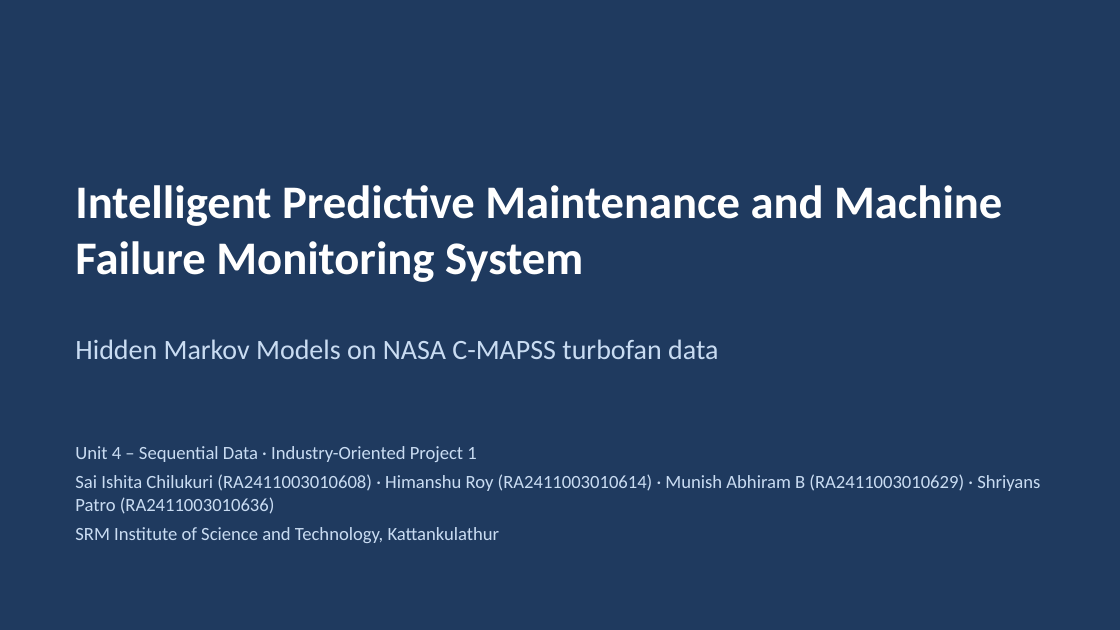
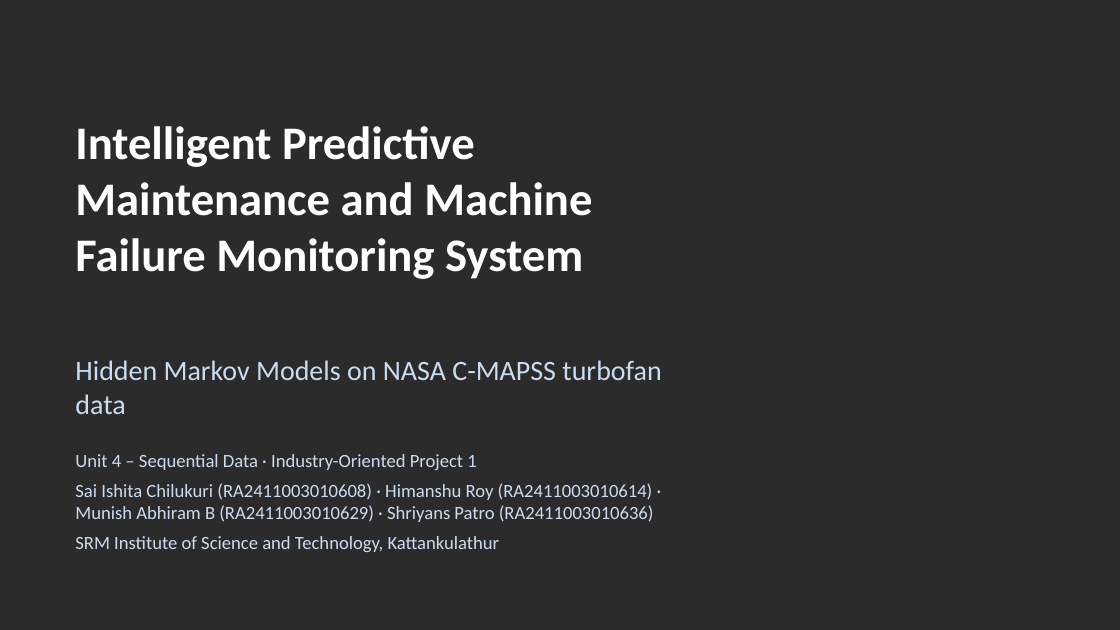
Before and after one commit to Ishita09-prog/predictive-maintenance-hmm, a slide deck: slide 1 of reports/Presentation.pptx. Drawn at 1120x630 pixels with LibreOffice and Linux fonts; fonts in the diff are those of the drawing; background and template pictures are left out; a plain dark background stands for a picture behind light text. Boxes give left, top, right and bottom in pixels: in the first picture for what was removed or moved away, otherwise in the second. Text is boxed around its words. In the diff, an @@ line names an element or a change of style, - is before the commit and + after.

```diff
--- a/reports/Presentation.pptx
+++ b/reports/Presentation.pptx
@@ background #FFFFFF to picture (left out) @@
@@ rectangle removed at (0, 0, 1120, 630) @@
@@ text "Intelligent Predictive Maintenance and Machine ..." rewrapped from (75, 185, 1002, 282) to (75, 126, 592, 279) @@
@@ text "Hidden Markov Models on NASA ..." rewrapped from (75, 339, 718, 359) to (75, 360, 661, 414) @@
@@ text "Unit 4 – Sequential Data ..." rewrapped from (75, 446, 1040, 543) to (75, 454, 654, 552) @@
```
